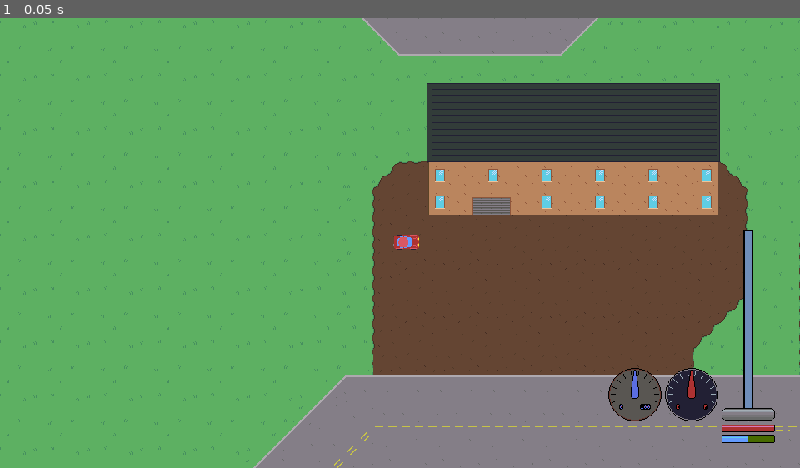
Above: before the commit, frame 1.
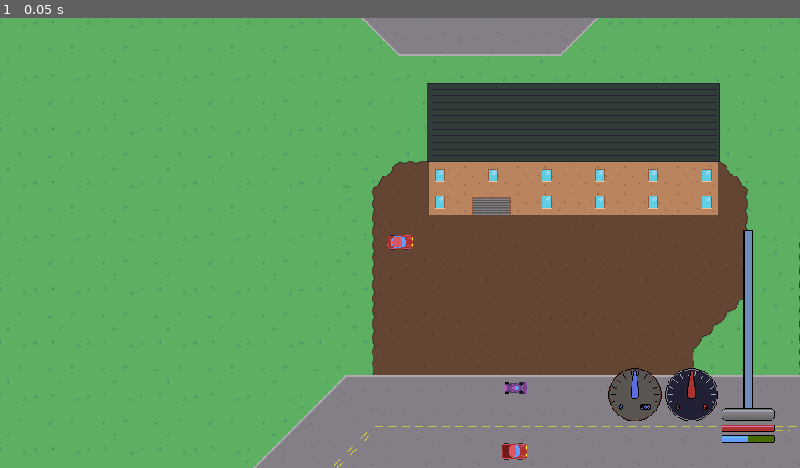
Above: after the commit, the same moment.

Repository: beatoven9/CarPG
Game: Godot game, scene res://Scenes/TestField.tscn
Same seed, same stepped clock (60 frames per second), same inputs: the game is played once before the commit and once after it.
Inputs:
- Up to frame 1 (0.05 s): no input

The runs differ from the first frame. In frame 1, 0.3% of the frame differs, in the area x 48-66%, y 48-99%.
Error in both runs: Invalid access to property or key 'ready' on a base object of type 'null instance'. (res://Scripts/SpeedGauge.gd:23)

Commit message:
Added friend car. Collision boxes now get set dynamically based on sprite size

Diff:
--- a/Scenes/BaseCar.tscn
+++ b/Scenes/BaseCar.tscn
@@ -7,31 +7,37 @@
 [ext_resource type="PackedScene" uid="uid://c61xpsn7ruwae" path="res://Scenes/stats.tscn" id="5_y6cb3"]
 
 [sub_resource type="RectangleShape2D" id="RectangleShape2D_c2buy"]
-size = Vector2(18, 31)
+resource_local_to_scene = true
+size = Vector2(14, 28)
 
 [node name="BaseCar" type="CharacterBody2D"]
+z_index = 1
 texture_filter = 1
 script = ExtResource("1_ej6ue")
 
 [node name="CollisionShape2D" type="CollisionShape2D" parent="."]
-position = Vector2(7.50004, -2.68004e-05)
+z_index = 3
 rotation = -1.5708
 shape = SubResource("RectangleShape2D_c2buy")
 
 [node name="CarSprite" type="Sprite2D" parent="."]
+z_index = 2
 texture_filter = 1
 texture_repeat = 1
-position = Vector2(8, 0)
 rotation = -1.5708
 texture = ExtResource("2_72qjo")
 
 [node name="Tires" type="Node2D" parent="."]
+z_index = 1
+position = Vector2(8, 0)
 script = ExtResource("3_vvcyt")
 
 [node name="Left" parent="Tires" instance=ExtResource("4_wlbsi")]
-position = Vector2(15.8364, -7.58825)
+z_index = 0
+position = Vector2(0, -8.5)
 
 [node name="Right" parent="Tires" instance=ExtResource("4_wlbsi")]
-position = Vector2(16.0013, 7.58825)
+z_index = 0
+position = Vector2(0, 8.5)
 
 [node name="Stats" parent="." instance=ExtResource("5_y6cb3")]
--- /dev/null
+++ b/Scenes/FriendCar.tscn
@@ -0,0 +1,19 @@
+[gd_scene load_steps=3 format=3 uid="uid://3e3achillvns"]
+
+[ext_resource type="PackedScene" uid="uid://b3qom5ha8346k" path="res://Scenes/BaseCar.tscn" id="1_p3u6q"]
+[ext_resource type="Texture2D" uid="uid://cehacbj87fak7" path="res://Sprites/FriendCar.png" id="2_1jcoi"]
+
+[node name="FriendCar" instance=ExtResource("1_p3u6q")]
+z_index = 0
+
+[node name="CarSprite" parent="." index="1"]
+texture = ExtResource("2_1jcoi")
+
+[node name="Tires" parent="." index="2"]
+position = Vector2(6.5, 0)
+
+[node name="Left" parent="Tires" index="0"]
+position = Vector2(0, -7.588)
+
+[node name="Right" parent="Tires" index="1"]
+position = Vector2(0, 7.588)
--- a/Scenes/Player.tscn
+++ b/Scenes/Player.tscn
@@ -7,18 +7,5 @@
 [node name="Player" instance=ExtResource("1_l6jvm")]
 script = ExtResource("2_5yjm1")
 
-[node name="CollisionShape2D" parent="." index="0"]
-position = Vector2(7.50004, -1.54972e-06)
-
 [node name="CarSprite" parent="." index="1"]
-z_index = 2
 texture = ExtResource("2_rpetk")
-
-[node name="Tires" parent="." index="2"]
-z_index = 1
-
-[node name="Left" parent="Tires" index="0"]
-position = Vector2(16, -7.5)
-
-[node name="Right" parent="Tires" index="1"]
-position = Vector2(16, 7.5)
--- a/Scenes/TestField.tscn
+++ b/Scenes/TestField.tscn
@@ -18,6 +18,8 @@
 [ext_resource type="PackedScene" uid="uid://d0tujsi0yq4e0" path="res://Scenes/Player.tscn" id="15_wvxnx"]
 [ext_resource type="Script" path="res://Scripts/PlayerCamera.gd" id="16_h5ofl"]
 [ext_resource type="PackedScene" uid="uid://dvce0selet74m" path="res://Scenes/garage_door.tscn" id="18_2cpgn"]
+[ext_resource type="PackedScene" uid="uid://3e3achillvns" path="res://Scenes/FriendCar.tscn" id="19_b5erb"]
+[ext_resource type="PackedScene" uid="uid://b3qom5ha8346k" path="res://Scenes/BaseCar.tscn" id="20_bldsm"]
 
 [sub_resource type="TileSetAtlasSource" id="TileSetAtlasSource_5a7uw"]
 texture = ExtResource("1_0fwtm")
@@ -373,6 +375,7 @@
 script = ExtResource("14_l3a4n")
 
 [node name="Player" parent="." instance=ExtResource("15_wvxnx")]
+z_index = 0
 
 [node name="Camera2D" type="Camera2D" parent="."]
 position = Vector2(0, 1)
@@ -389,4 +392,10 @@
 [node name="GarageDoor2" parent="." instance=ExtResource("18_2cpgn")]
 position = Vector2(546, -43)
 
+[node name="FriendCar" parent="." instance=ExtResource("19_b5erb")]
+position = Vector2(139, 175)
+
+[node name="BaseCar" parent="." instance=ExtResource("20_bldsm")]
+position = Vector2(137, 251)
+
 [connection signal="value_changed" from="CanvasLayer/MarginContainer/VBoxContainer/HBox/Shifter" to="Player" method="_on_shifter_value_changed"]
--- a/Scripts/Car.gd
+++ b/Scripts/Car.gd
@@ -11,10 +11,14 @@
 var turn_tightness
 @onready var tires = get_node("Tires")
 @onready var stats = get_node("Stats")
+@onready var collision_box = get_node("CollisionShape2D")
+@onready var car_sprite = get_node("CarSprite")
 
 
 func _ready():
 	turn_tightness = stats.base_turn_tightness
+	tires.fix_axle_width()
+	fix_collision_box_width()
 
 
 # returns boost_power if there is boost left.
@@ -35,13 +39,18 @@
 	}
 
 
-func get_axel_width_pixels():
-	var car_sprite = get_node("CarSprite")
+func get_axle_width_pixels():
 	var car_rect = car_sprite.get_rect()
 	var car_position = car_rect.position
 	var car_end = car_rect.end
 	var car_width = car_position.x - car_end.x
 	return car_width
+
+
+func fix_collision_box_width():
+	var car_rect = car_sprite.get_rect()
+	var collision_shape = collision_box.shape
+	collision_shape.size = car_rect.size
 
 
 func manage_wheel_rotation(delta, wheel_rotation_delta):
--- a/Scripts/FuelGauge.gd
+++ b/Scripts/FuelGauge.gd
@@ -18,7 +18,6 @@
 
 
 func _ready():
-	print("Needle is: ", needle)
 	pass
 
 
--- a/Scripts/PlayerCar.gd
+++ b/Scripts/PlayerCar.gd
@@ -1,6 +1,9 @@
 extends "res://Scripts/Car.gd"
 
 signal _on_boost_used
+
+func _ready():
+	super()
 
 func get_input():
 	var accelerator = Input.get_axis("down", "up")
--- a/Scripts/Tires.gd
+++ b/Scripts/Tires.gd
@@ -2,27 +2,32 @@
 
 @onready var tire_left = get_node("Left")
 @onready var tire_right = get_node("Right")
+@onready var tire_sprite = get_node("Left").get_node("TireSprite")
 
 @onready var car = get_parent()
 
 func _ready():
-	var tire_sprite = tire_left.get_node("TireSprite")
-	set_axel_width(car.get_axel_width_pixels(), tire_sprite)
+	pass
+	# var tire_sprite = tire_left.get_node("TireSprite")
+	# set_axle_width(car.get_axle_width_pixels(), tire_sprite)
 
-func get_tire_width(tire_sprite):
-	var tire_rect = tire_sprite.get_rect()
+func get_tire_width(_tire_sprite):
+	var tire_rect = _tire_sprite.get_rect()
 	var tire_position = tire_rect.position
 	var tire_end = tire_rect.end
 	var tire_width = tire_end.x - tire_position.x
 	return tire_width
 
-func set_axel_width(axel_width_pixels, tire_sprite):
-	var axel_half_width = float(axel_width_pixels) / 2
-	var tire_half_width = get_tire_width(tire_sprite) / 2
-	tire_left.position.y = axel_half_width + tire_half_width
-	tire_right.position.y = -axel_half_width - tire_half_width
+func set_axle_width(axle_width_pixels, _tire_sprite):
+	var axle_half_width = float(axle_width_pixels) / 2
+	var tire_half_width = get_tire_width(_tire_sprite) / 2
+	tire_left.position.y = axle_half_width + tire_half_width
+	tire_right.position.y = -axle_half_width - tire_half_width
 
 
 func set_wheel_rotation(wheel_rotation):
 	tire_left.rotation = wheel_rotation
 	tire_right.rotation = wheel_rotation
+
+func fix_axle_width():
+	set_axle_width(car.get_axle_width_pixels(), tire_sprite)
Not shown: 1 places in Scenes/TestField.tscn that only renumber resources
Binary file added: Sprites/FriendCar.png
Not shown, added: Sprites/FriendCar.png.import
Binary file changed: Sprites/Sedan_a.png
